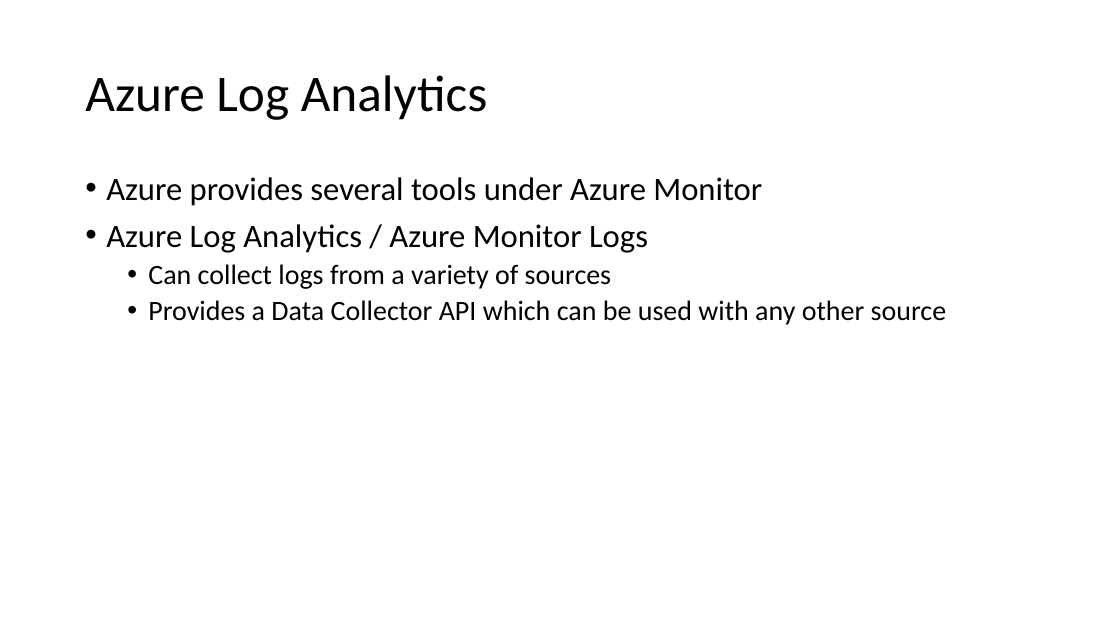
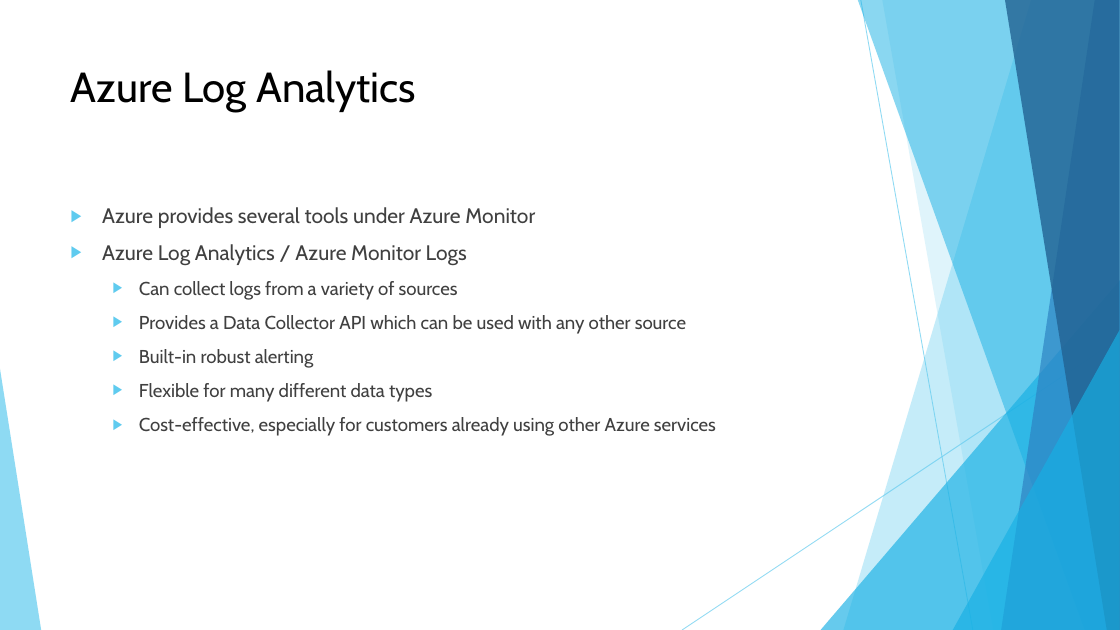
Before and after one commit to achance/GAB19, a slide deck: slide 5 of Leveraging Log Analytics in Custom Applications.pptx. Drawn at 1120x630 pixels with LibreOffice and Linux fonts; fonts in the diff are those of the drawing. Boxes give left, top, right and bottom in pixels: in the first picture for what was removed or moved away, otherwise in the second. Text is boxed around its words. In the diff, an @@ line names an element or a change of style, - is before the commit and + after.

Commit message:
updated PPT

```diff
--- a/Leveraging Log Analytics in Custom Applications.pptx
+++ b/Leveraging Log Analytics in Custom Applications.pptx
@@ title "Azure Log Analytics": place and size @@
-title "Azure Log Analytics" at [85,75,488,120]
+title "Azure Log Analytics" at [71,70,416,112]
@@ title "Azure Log Analytics" at [71,70,416,112]: size 44 to 36 pt, font Calibri to Cabin; line spacing 0.9 to 1; vertical alignment middle to top @@
@@ text "Azure provides several tools under ...": place and size @@
-text "Azure provides several tools under ..." at [106,177,947,325]
+text "Azure provides several tools under ..." at [102,207,716,436]
@@ text at [102,207,686,334]: size 28 to 18 pt in "Azure provides several tools under Azure Monitor", "Azure Log Analytics / Azure Monitor Logs"; font Calibri to Cabin, text colour #000000 to #404040 in "Azure provides several tools under Azure Monitor", "Azure Log Analytics / Azure Monitor Logs", "Can collect logs from a variety of ...", "Provides a Data Collector API which can ..."; size 24 to 16 pt in "Can collect logs from a variety of ...", "Provides a Data Collector API which can ..."; bullet • to ▶; line spacing 0.9 to 1; more space between paragraphs @@
@@ text at [139,349,716,436]: paragraphs added @@
+  ▶ Built-in robust alerting
+  ▶ Flexible for many different data types
+  ▶ Cost-effective, especially for customers already using other Azure services
@@ group added at [0,0,1120,630]: 5 freeform shapes, 3 triangles, 2 lines @@
```
Also in this commit, not shown: 4 other slides changed, 1 slide added, 1 slide removed.
